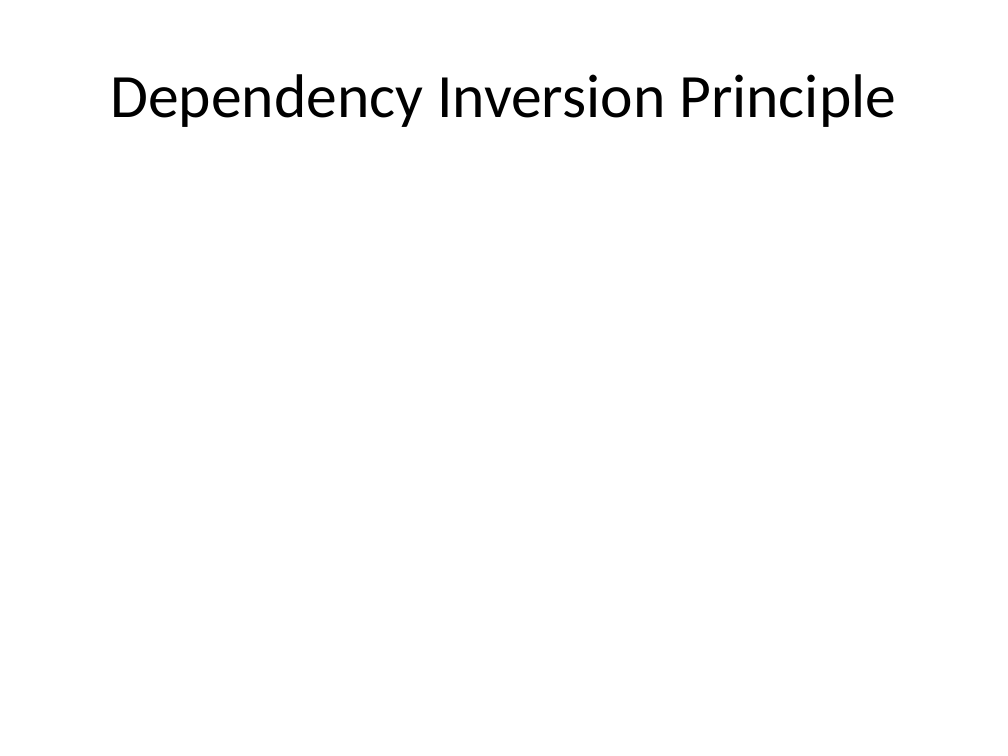
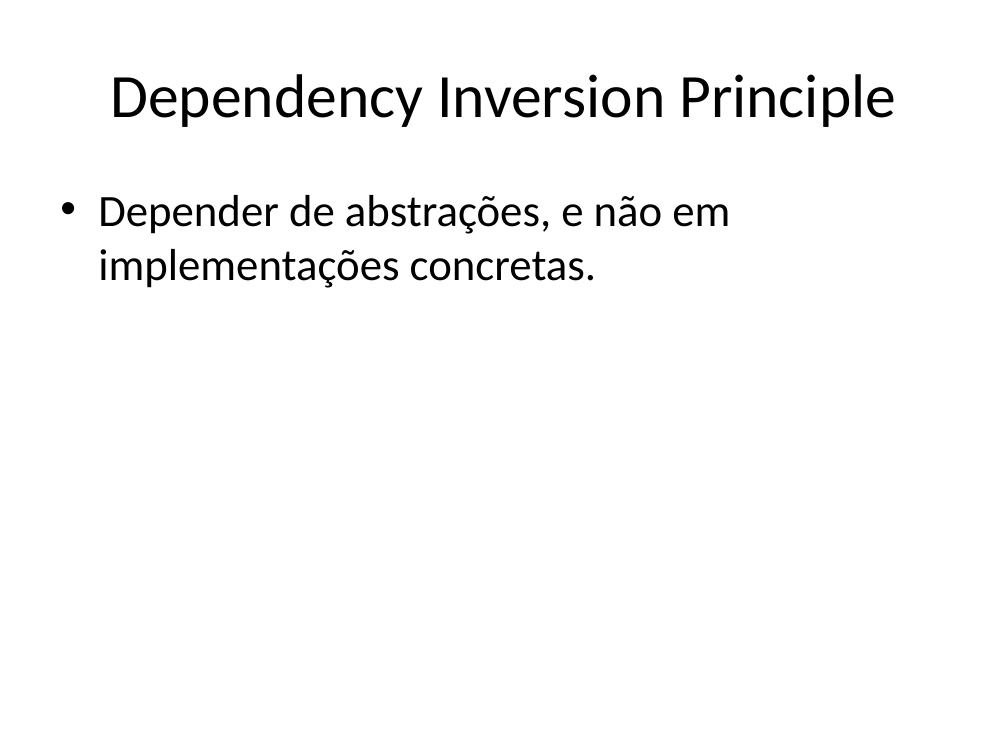
Before and after one commit to ivanpaulovich/event-sourcing-jambo, a slide deck: slide 22 of docs/Princípios SOLID usando .NET Core e Visual Studio 2017.pptx (slide 16 before the commit). Drawn at 1008x756 pixels with LibreOffice and Linux fonts; fonts in the diff are those of the drawing. Boxes give left, top, right and bottom in pixels: in the first picture for what was removed or moved away, otherwise in the second. Text is boxed around its words. In the diff, an @@ line names an element or a change of style, - is before the commit and + after.

```diff
--- a/docs/Princípios SOLID usando .NET Core e Visual Studio 2017.pptx
+++ b/docs/Princípios SOLID usando .NET Core e Visual Studio 2017.pptx
@@ text added at (x1=98, y1=195, x2=730, y2=288), 32 pt, text #000000 @@
+• Depender de abstrações, e não em implementações concretas.
```
Also in this commit, not shown: 6 other slides changed, 6 slides added, 2 other files.
